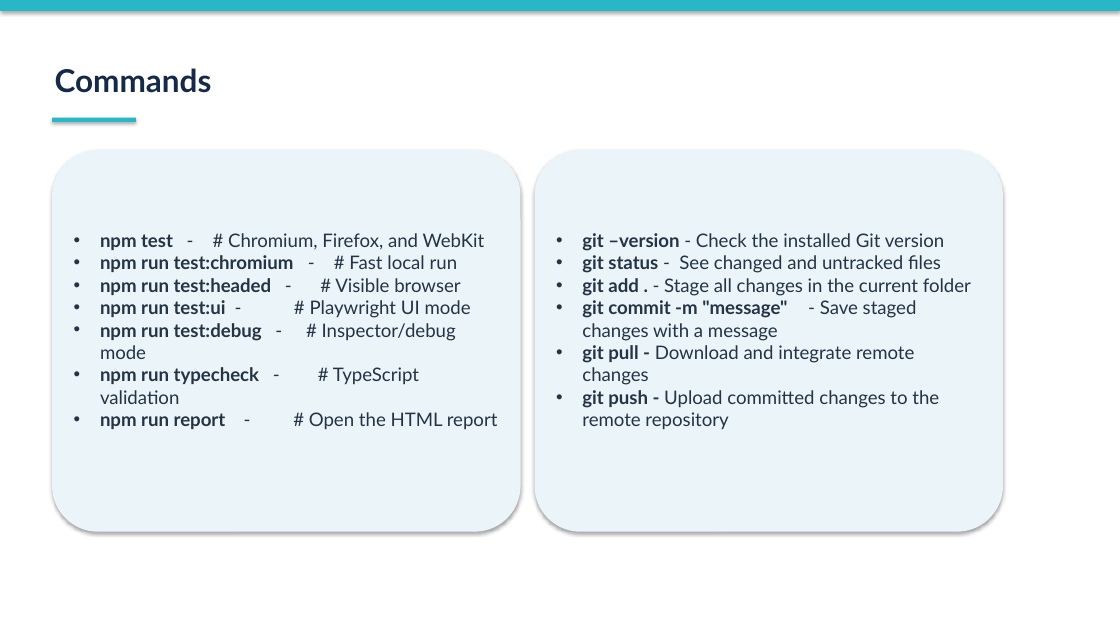
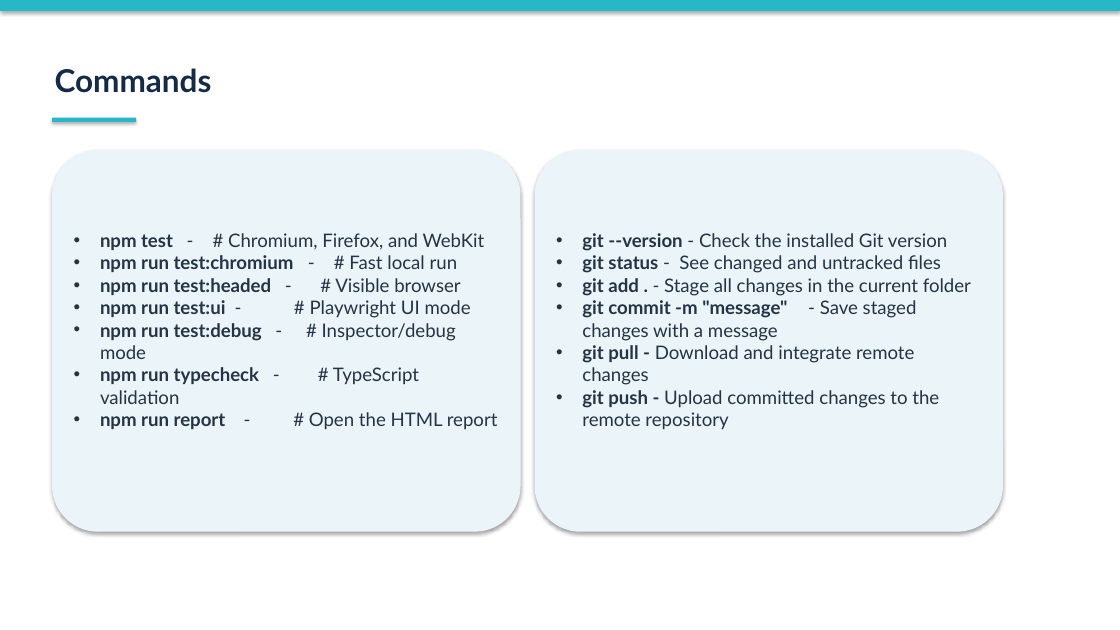
Before and after one commit to SushamaKam/ECommerceCapstone, a slide deck: slide 4 of docs/Playwright_Framework_Project_Presentation.pptx. Drawn at 1120x630 pixels with LibreOffice and Linux fonts; fonts in the diff are those of the drawing. Boxes give left, top, right and bottom in pixels: in the first picture for what was removed or moved away, otherwise in the second. Text is boxed around its words. In the diff, an @@ line names an element or a change of style, - is before the commit and + after.

```diff
--- a/docs/Playwright_Framework_Project_Presentation.pptx
+++ b/docs/Playwright_Framework_Project_Presentation.pptx
@@ text in rounded rectangle at (x1=582, y1=233, x2=947, y2=251): text changed @@
-• git –version - Check the installed Git version
+• git --version - Check the installed Git version
```
Also in this commit, not shown: 1 other slide changed, 1 other file.
